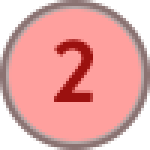
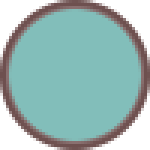
Layer changes from the first w=150, h=150 image to the second:
hid "2" over left=54, top=39, right=93, bottom=102
added layer "active" (62%) in group "Group 1" over left=0, top=0, right=150, bottom=150
hid "Ellipse 1" over left=0, top=0, right=150, bottom=150
